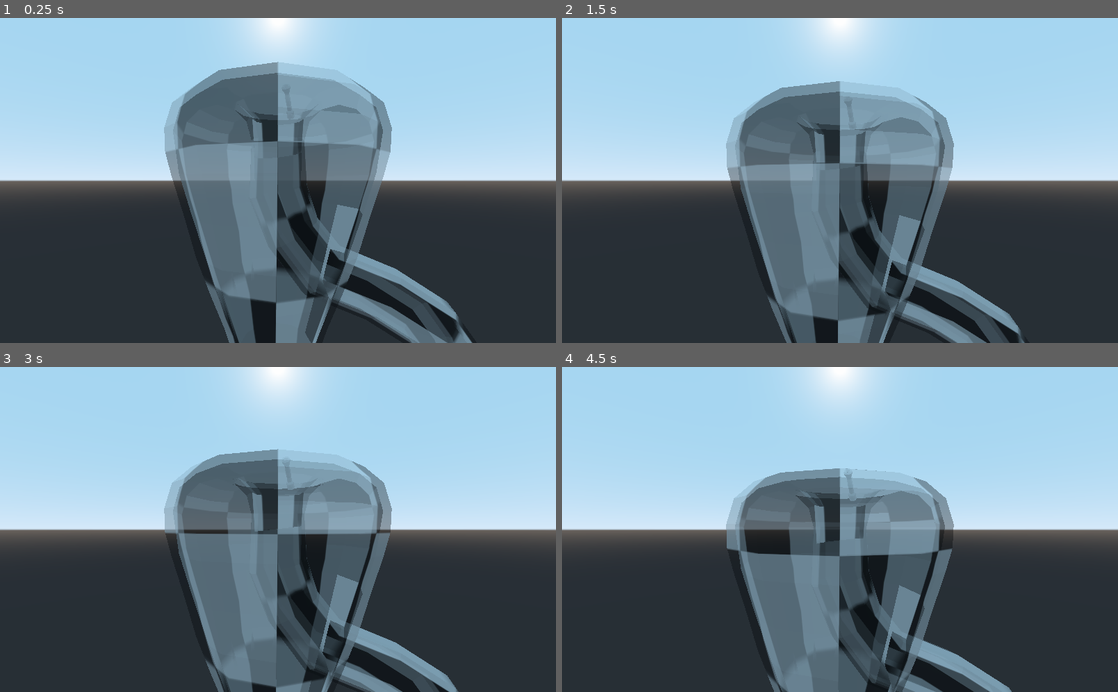
Above: before the commit, frames 1-4 (two rows, left to right).
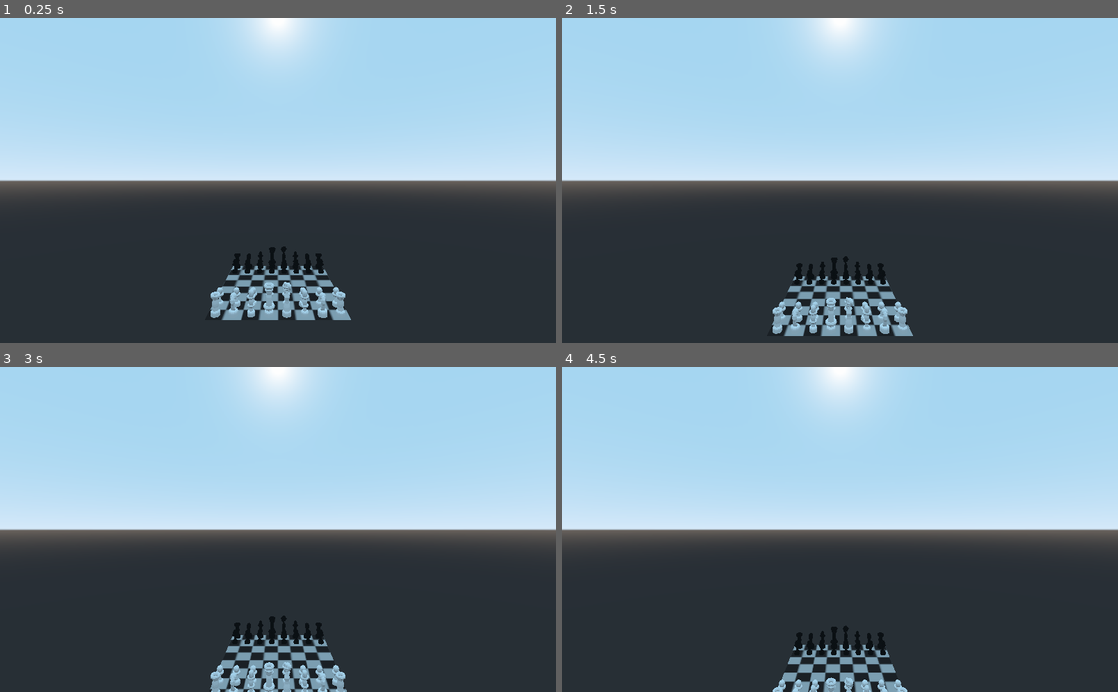
Above: after the commit, the same moments.

Repository: Roboticy3/Mess
Game: Godot game, scene res://chess.tscn
The game is run twice, just before and just after one commit, with the same random seed, the same clock (stepped at 60 frames per second) and the same inputs.
Inputs (mouse positions are in pixels of both pictures, inside the frame that each line leads up to):
- Up to frame 1 (0.25 s): no input
- Up to frame 2 (1.5 s): tap Enter at 0.5 s; move the mouse to (962, 164) at 0.52 s; click (962, 164) at 0.67 s; tap Space at 1.25 s; move the mouse to (728, 196) at 1.27 s; click (728, 196) at 1.42 s
- Up to frame 3 (3 s): tap Enter at 2 s; move the mouse to (333, 458) at 2.02 s; click (333, 458) at 2.17 s; tap Space at 2.75 s; move the mouse to (250, 594) at 2.77 s; click (250, 594) at 2.92 s
- Up to frame 4 (4.5 s): tap Enter at 3.5 s; move the mouse to (1006, 578) at 3.52 s; click (1006, 578) at 3.67 s; tap Space at 4.25 s; move the mouse to (673, 480) at 4.27 s; click (673, 480) at 4.42 s

The runs differ from the first frame. In frame 1, 28% of the frame differs, in the area x 29-85%, y 13-100%; in frame 2, 26%; in frame 3, 24%; in frame 4, 22%.

Commit message:
Began reworks to align with documentation
This might be another one of those things that gets started and never finishes, but as I step back and look back at my project as a whole, there are a lot of little things that don't align with how I intended things to work, so I'll be making a lot of adjustments to line up my intention with my code more closely in the future.

Diff:
--- a/Objects/Board/Board.gd
+++ b/Objects/Board/Board.gd
@@ -7,7 +7,7 @@
 #store pairs of pieces and their location
 var pieces:Dictionary = {}
 #store the types of pieces on the board to avoid having to load pieces from scratch every time
-var piece_types = []
+var piece_types:Array = []
 
 #store a list of the teams on the board
 var teams:Array = []
@@ -43,7 +43,7 @@
 	var persist:PoolIntArray = [-1, 0]
 
 	#tell Reader object which functions to call
-	var funcs = {"b":"b_phase", "t":"t_phase", "g":"g_phase"}
+	var funcs:Dictionary = {"b":"b_phase", "t":"t_phase", "g":"g_phase"}
 
 	#read the Instruction file
 	var r:Reader = Reader.new(self, funcs, path)
@@ -128,17 +128,17 @@
 		if !p.name.match(""):
 			piece_types.append(c)
 			#when a piece is assigned, skip the rest of the g phase loop
-			return null
-
-	#if this line has not declared a path
+			return
+
+	#if this line has not declared a path, check if it can create a piece
 	if vec.size() >= 4 && piece_types.size() > 0:
 		var pos = make_piece(vec)
 		#check if symmetry should be enabled
-		if vec.size() == 5:
-			persist[1] = vec[4]
+		if vec.size() >= 5:
+			persist[0] = vec[4]
 
 		#symmetrize piece
-		if persist[1] == 1:
+		if persist[0] == 1:
 			pos = -pos + 2*(center)
 			vec[0] += 1
 			vec[2] = pos.x
@@ -146,22 +146,20 @@
 			make_piece(vec)
 
 #set piece and return set position from array of length 4
-#return null if the set fails
-func make_piece(var i:Array):
+#returns the position interpereted from the input vector
+func make_piece(var i:Array) -> Vector2:
+	#extract the position from the input vector
 	var v = Vector2(i[2], i[3])
-	#the first indicates the team and the second the type of piece
+	#i[0] indicates the Piece's team and i[1] indicates the type
+	#check if they are in range
 	if i[0] < teams.size() && i[1] < piece_types.size():
-		var p = Piece.new(piece_types[i[1]], i[0], v)
-
-		#if piece has not overrided team's direction, set it
-		if p.get_forward() == Vector2.ZERO:
-			p.set_forward(teams[i[0]].forward)
+		var p = Piece.new(piece_types[i[1]], teams[i[0]], i[0], v)
+		#bounce the position back from the piece to accound for px or py overriding the Piece's original position
+		v = p.get_pos()
 
 		#add the piece to the dictionary
 		teams[i[0]].pieces[v] = p
 		pieces[v] = p
-
-	else: return null
 
 	return v
 
@@ -341,6 +339,85 @@
 		#if square is occupied by a takeable piece, break after adding the square
 		if occ && take: break
 
+#execute a turn by moving a piece, updating both the piece's table and the board's pieces
+#the only argument taken is a mark to select from marks
+#assumes both v is in pieces and v is in bounds
+#returns an array of Dictionaries
+#	index 0 is the table of moving pieces, keyed by Vector2 squares which were moved with Vector2 squares to move to
+#	index 1 is a table of created pieces, keyed by Vector2 squares to place their matching Piece objects onto
+#	index 2 is an Array of destroyed pieces
+func execute_turn(var v:Vector2):
+
+	#move the selected piece and add to its moves counter
+	move_piece(select, v)
+	#set of movements based on the piece's instructions
+	var moves:Dictionary = {select:v}
+
+	#regenerate the behaviors of piece within the current state of the board
+	var p:Piece = pieces[v]
+	var funcs:Dictionary = {"t":"t_phase","c":"c_phase","r":"r_phase"}
+	var reader:Reader = Reader.new(p, funcs, p.path)
+	reader.wait = true
+	reader.read()
+
+	#the piece's behaviours
+	var m:Array = p.mark
+	var b:Dictionary = p.behaviors
+	#the index of m that was used to move
+	var move:int = marks[v]
+
+	#see if any extra behaviors match the piece's move
+	var creations:Array = []
+	var destructions:PoolVector2Array = []
+	#behaviors in the -1 key apply to all moves
+	if b.has(-1):
+		var b1:Dictionary = b[-1]
+		if b1.has("t"): destructions.append_array(b1["t"])
+		if b1.has("c"): creations.append_array(b1["c"])
+	if b.has(move):
+		var bm:Dictionary = b[move]
+		if bm.has("t"): destructions.append_array(bm["t"])
+		if bm.has("c"): creations.append_array(bm["c"])
+
+	for i in destructions.size():
+		var d:Vector2 = destructions[i]
+		var square:Vector2 = p.relative_to_square(d)
+		destroy_piece(square)
+		destructions[i] = square
+
+	#update table using the movement instruction
+	m[move].update_table_line()
+
+	#clear the marks dictionary and the piece's temporary behaviors
+	marks.clear()
+	b.clear()
+
+	#increment turn
+	turn += 1
+	#return Board updates
+	return [moves, creations, destructions]
+
+#move the piece on from onto to
+func move_piece(var from:Vector2, var to:Vector2):
+	pieces[to] = pieces[from]
+	pieces.erase(from)
+	#update the piece's local position and increment its move count
+	pieces[to].set_pos(to)
+	pieces[to].table["moves"] += 1
+
+#erase a piece from the board, return true if the method succeeds
+func destroy_piece(var at:Vector2) -> bool:
+	if !pieces.has(at): return false
+	pieces.erase(at)
+	return true
+
+#get the team of the current turn by taking turn % teams.size()
+func get_team():
+	return turn % teams.size()
+
+func _init(var _path:String):
+	path = _path
+	_ready()
 
 #print the board as a 2D matrix of squares, denoting pieces by the first character in their name
 func _to_string():
@@ -374,50 +451,3 @@
 		s += "\n"
 		i -= 1
 	return s
-
-#execute a turn by moving a piece, updating both the piece's table and the board's pieces
-#the only argument taken is a mark to select from marks
-#assumes both v is in pieces and v is in bounds
-#returns an array of Dictionaries
-#	index 0 is the table of moving pieces, keyed by Vector2 squares which were moved with Vector2 squares to move to
-#	index 1 is a table of created pieces, keyed by Vector2 squares to place their matching Piece objects onto
-#	index 2 is an Array of destroyed pieces
-func execute_turn(var v:Vector2):
-
-	#move the selected piece and add to its moves counter
-	move_piece(select, v)
-
-	#search end of mark that provided move v for table updates
-	var m:Array = pieces[v].mark
-	var I:Instruction = m[marks[v]]
-	var i = I.wrds.size() - 2
-	while i > 0:
-		I.update_table(I.table, i)
-		i -= 2
-
-	#clear the marks dictionary
-	marks.clear()
-
-	#set of movements based on the piece's instructions
-	var moves:Dictionary = {select:v}
-
-	#increment turn
-	turn += 1
-	#return Board updates
-	return [moves]
-
-#move the piece on from onto to
-func move_piece(var from:Vector2, var to:Vector2):
-	pieces[to] = pieces[from]
-	pieces.erase(from)
-	#update the piece's local position and increment its move count
-	pieces[to].set_pos(to)
-	pieces[to].table["moves"] += 1
-
-#get the team of the current turn by taking turn % teams.size()
-func get_team():
-	return turn % teams.size()
-
-func _init(var _path:String):
-	path = _path
-	_ready()
--- a/Objects/Board/BoardMesh.gd
+++ b/Objects/Board/BoardMesh.gd
@@ -68,7 +68,7 @@
 	#generate piece objects
 	var ps = board.pieces
 	for v in ps:
-		pieces[v] = create_piece(ps[v], v)
+		create_piece(ps[v], v)
 
 	#send mesh and collision shape to physics objects
 	send_shape(m)
@@ -118,6 +118,7 @@
 
 	return m
 
+#find the players in the scene and give them the information they need about the board
 func send_board():
 	#send self's data to player objects
 	var siblings = get_parent().get_children()
@@ -129,6 +130,7 @@
 			s.set("board", board)
 			s.set_mesh(mesh)
 
+#resolve the collisions of the board
 func send_shape(var m:Mesh):
 
 	#flag board's collision boolean
@@ -181,6 +183,9 @@
 
 #initialize a PieceMesh p at a position v on the board
 func create_piece(var p:Piece, var v:Vector2):
+	#destroy any piece currently occupying the square
+	if pieces.has(v): destroy_piece(v)
+
 	#if the piece is not recorded in the piece_types dict, update dict with its data
 	var pdata = {}
 	if !([p._to_string()] in piece_types):
@@ -205,15 +210,13 @@
 	#set pm's reference to its piece and transforms and return pm to be added to table
 	pm.piece = p
 	pm.transform = pdata["transform"]
-	return pm
+	pieces[v] = pm
 
 #transform the piece in from to to, change location, rotation, and scale accordingly
 func move_piece(var from:Vector2, var to:Vector2):
 
 	#if to contains a PieceMesh, remove that object before continuing
-	if pieces.has(to):
-		remove_child(pieces[to])
-		pieces.erase(to)
+	if pieces.has(to): destroy_piece(to)
 
 	#update the dictionary
 	pieces[to] = pieces[from]
@@ -222,6 +225,11 @@
 	#move the PieceMesh object into the right spot
 	var p:PieceMesh = pieces[to]
 	p.transform = BoardConverter.square_to_transform(graph, duplicates, board, p.piece)
+
+#destroy the PieceMesh at the input Vector2 square, assumes input is in pieces
+func destroy_piece(var at:Vector2):
+	remove_child(pieces[at])
+	pieces.erase(at)
 
 #DEPRICATED: highlight a square on the board by running square_to_child and adding the child's index to the square_mesh cache
 #NEW: highlight squares on the board by sending their positions to a texture which is rendered by mat_board
@@ -229,24 +237,6 @@
 #if mode is set to 1, hide all squares outside of the array
 #if mode is set to 2, hide all squares in the array
 func highlight_square(var vs:PoolVector2Array = [], var mode:int = 1):
-
-#	#hide everything to start if mode is 1
-#	if mode == 1:
-#		for c in get_children():
-#			if c.name.find("Square") != -1:
-#				c.visible = false
-#
-#	for v in vs:
-#		#if a square mesh for this square has already been created, just unhide it
-#		if square_meshes.has(v):
-#			var csg = square_meshes[v]
-#			if mode == 2: csg.visible = false
-#			#mode 2 hides selection
-#			else: csg.visible = true
-#		else:
-#			var csg = BoardConverter.square_to_child(self, v, mat_highlight)
-#			square_meshes[v] = csg
-#			if mode == 2: csg.visible = false
 
 	if mode == 1:
 		mat_highlight.set_shader_param("highlight_count", 0)
@@ -275,7 +265,7 @@
 func handle(var v:Vector2, var team:int = 0):
 
 	var p:Dictionary = board.pieces
-	print(v)
+	#print(v)
 
 	#check if square is a selectable piece
 	if v in p && team == p[v].team:
@@ -288,6 +278,9 @@
 		#move mesh of piece into correct place
 		for i in moves[0]:
 			move_piece(i, moves[0][i])
+		#destroy meshes of pieces removed during the turn
+		for i in moves[2]:
+			destroy_piece(i)
 		#clear board marks
 		highlight_square()
 
--- a/Objects/Board/Team.gd
+++ b/Objects/Board/Team.gd
@@ -8,6 +8,9 @@
 #Store lost pieces to display them in some row out of bounds
 var lost:Array = []
 
+#position of this team in a Board's Team array
+var i:int = 0
+
 #friendly fire and forward properties usually override those of individual Piece objects
 var ff:int = 0
 var forward:Vector2 = Vector2.DOWN
@@ -17,10 +20,9 @@
 
 var turn:int = 0
 
-func _init(var _c:Color = Color.white, var _f:Vector2 = Vector2(0, 1), var _ff = false):
+func _init(var _c:Color = Color.white, var _f:Vector2 = Vector2(0, 1),
+	var _ff:int = 0, var _i:int = 0):
 	color = _c
 	ff = _ff
 	forward = _f
-
-func _to_string():
-	return "Color: " + String(color) + ", FF: " + String(ff) + ", Forward Direction: " + String(forward)
+	i = _i
--- a/Objects/Instruction/Instruction.gd
+++ b/Objects/Instruction/Instruction.gd
@@ -93,9 +93,12 @@
 	w[0] = w[0].substr(1)
 
 	#if next word is a conditional, the conditional consists of a simple comparison
-	if SYMBL.find(wrds[1]) != -1:
-		if evaluate(w, start):
+	if SYMBL.find(w[1]) != -1:
+		if evaluate(w):
+			print(w[0],w)
 			return vectorize(start + 3)
+		#if the conditional fails, return nothing
+		return []
 
 	#take parsed versions of first and second wrds to determine the type of conditional
 	var u = parse(w[0])
@@ -122,11 +125,12 @@
 				#then evaluate the conditional from w[2] to w[4]
 				if evaluate(w, 2):
 					return vectorize(start + 5)
+			return []
 
 		#if there is no conditional statement, a square is being checked for presence, a check which has already passed
 		return vectorize(start + 2)
 
-static func can_take_from(var from:int, var to:int, var t:Dictionary=table):
+static func can_take_from(var from:int, var to:int, var t:Dictionary=table) -> bool:
 	if to == from && t["ff"] == 0:
 		return false
 	return true
@@ -155,7 +159,7 @@
 	for s in w:
 		a.append(parse(s))
 
-	var sgn = w[1].strip_edges()
+	var sgn:String = w[1]
 
 	#if conditional is in the right format and has valid variable calls, evaluate it
 	if (SYMBL.find(sgn) != -1):
@@ -163,9 +167,9 @@
 		if sgn.ends_with("="):
 			if (sgn.find("<") != -1 && a[0] <= a[2]):
 				return true
-			elif (a[0] >= a[2]):
+			elif (sgn.find("<") != -1 && a[0] >= a[2]):
 				return true
-			elif (a[0] == a[2]):
+			elif a[0] == a[2]:
 				return true
 		elif (sgn == ">" && a[0] > a[2]):
 			return true
@@ -216,8 +220,8 @@
 	#use start to slice array and return it
 	return a.slice(start, a.size() - 1)
 
-#returns true or false based on whether or not an index in wrds matches its word in contents
-func is_unformatted(var i:int = 0, var start:int = s):
+#returns true if the formatted wrds array is the same as the contents array at index i
+func is_unformatted(var i:int = 0, var start:int = s) -> bool:
 	i += start
 
 	if i >= wrds.size(): return false
@@ -248,5 +252,12 @@
 			if a == null: a = s[j]
 			t[s[i]] = a
 
+#do all the table updates in a given line
+func update_table_line(var t:Dictionary = table) -> void:
+	var i = wrds.size() - 2
+	while i > 0:
+		update_table(t, i)
+		i -= 2
+
 func _to_string():
 	return contents
--- a/Objects/Instruction/Reader.gd
+++ b/Objects/Instruction/Reader.gd
@@ -14,6 +14,9 @@
 #the functions being taken from node paired with their character stage definitions (e.g. 'm':"func", 'g':"func.001" etc)
 var funcs:Dictionary
 var size:int = 8
+
+#if set to true, read() will not call any functions until it reaches a defined key
+var wait:bool = false
 
 #initialize the Reader object
 #size represents the number of properties Reader can store across multiple lines, default 8
@@ -55,6 +58,9 @@
 	var stages:Array = funcs.keys()
 	var stg = "~"
 
+	#value indicating whether the first defined stage has been found
+	var begun:bool = false
+
 	#loop through instruction lines
 	for c in content:
 		#strip edges off line
@@ -66,11 +72,15 @@
 		#append the current vector if it's valid
 		vec = I.vectorize()
 
+		#find if any of the stages match the current one
+		#if so, call the method paired with the current stage
 		for s in stages:
-			if s.match(stg):
+			#dont call any method if wait has been set to true and the first defined method is yet to be found
+			if s.match(stg) && (!wait || begun):
 				node.call(funcs[stg], I, vec, persist)
 
 		#check if line matches a stage key
 		for s in stages:
 			if c.match(s):
+				begun = true
 				stg = c
--- a/Objects/Pieces/Piece.gd
+++ b/Objects/Pieces/Piece.gd
@@ -7,37 +7,35 @@
 #store the behaviour of a piece
 
 # name of piece and file path from which it reads instructions
-var path = ""
+var path:String = ""
 #the path to the mesh .obj the piece will appear as and the team
-var mesh = "Instructions/pieces/default/meshes/pawn.obj"
-var team = 0
+var mesh:String = "Instructions/pieces/default/meshes/pawn.obj"
+var team:int = 0
 
 #instructions for marking squares when selected
 var mark:Array = []
-#instructions for kills and creations, an upgrading pawm would technically suicide before creating a queen at 0, 0 (deep lore)
-var take:Array = []
-var create:Array = []
-#relocation only takes the vector result of one in instruction, because one piece has one position
-var relocate:Instruction
+#arrays of taking, creating, and relocating behaviors keyed by indexes of mark
+var behaviors:Dictionary = {}
 
 #table works like global instruction table, except data is tied to piece
 #table are updated when a phase containing a string followed by a number is called
 #default values are a boolean 0/1 for whether the piece can be checkmated and an integet for the number of moves
 #any property kept in table is accessible by the Instruction class in its vectorize() function
-var table = {"key": 0, "moves":0, "fx":0, "fy":0, "ff":0,
+var table:Dictionary = {"moves":0, "fx":0, "fy":0, "ff":0,
 			 "scale_mode": 0, "rotate_mode":0, "translate_mode":0,
-			 "scale": 1.0/3.0, "px":0, "py":0, "angle":0, "read_allies":0,
-			 "opacity": 1}
+			 "scale": 1.0/3.0, "px":0, "py":0, "angle":0, "opacity": 1}
 
 #piece types considered by the creation phase, indicated by their string path
-var piece_types = []
+var piece_types:Array = []
 
-var moves = 0
+var moves:int = 0
 
 #initiate a piece with a path to its instruction behaviours, its team and its position
-func _init(var _p, var _t = 0, var v = Vector2.ZERO):
+func _init(var _p:String, var _team:Team = Team.new(), var _team_index:int = 0, var v = Vector2.ZERO):
 	path = _p
-	team = _t
+	team = _team_index
+	set_forward(_team.forward)
+	table["ff"]  = _team.ff
 	set_pos(v)
 
 	_ready()
@@ -50,7 +48,8 @@
 		return null
 
 	#create list of interperetation functions to send to a Reader
-	var funcs:Dictionary = {"m":"m_phase", "t":"t_phase", "c":"c_phase", "r":"r_phase"}
+	#Piece only needs to add the mark instructions at ready
+	var funcs:Dictionary = {"m":"m_phase","t":"t_phase","c":"c_phase","r":"r_phase"}
 	#use Reader to interperet the instruction file into usable behavior
 	var r:Reader = Reader.new(self, funcs, path)
 	r.read()
@@ -71,35 +70,58 @@
 			mesh = p + s[0]
 
 	#try to update table from metadata line, essentially initializing the table
-	#the table also handles data like forward direction in the "fx" and "fy" registers
-	I.update_table(table)
+	#only do table updates if I vectorizes to a non-empty array, this will allow for primitive conditionals before piece vars
+	var a:Array = I.vectorize()
+	if !a.empty(): I.update_table(table)
 
-#m, t, and c are added as their instruction and are interpereted in real time by the board
-func m_phase(var I:Instruction, var vec:Array = [], var persist:Array = []):
-	mark.append(I)
-func t_phase(var I:Instruction, var vec:Array = [], var persist:Array = []):
-	take.append(I)
-#creation phase uses the same syntax as the placement instruction from the g phase of board
-#therefore, I in create is interpereted with Board.make_piece
-func c_phase(var I:Instruction, var vec:Array = [], var persist:Array = []):
-	create.append(I)
-#relocate can only hold one movement at once
-func r_phase(var I:Instruction, var vec:Array = [], var persist:Array = []):
-	relocate = I
+#Piece behaviour phases are interpereted on the fly by a Board object,
+#and therefore only the instruction needs to be stored
+func m_phase(var I:Instruction, var vec:Array = [], var persist:Array = []) -> void:
+	var c:String = I.contents
+	#primitive comment parser and empty checking to avoid adding empty marks
+	c.substr(0, c.find("#"))
+	if !c.empty(): mark.append(I)
+#the take, create, and relocate phases reference indexes of the mark array throught the persist array
+#they are meant to be called when a piece moves, so they take care of vectorizing their instructions
+func t_phase(var I:Instruction, var vec:Array = [], var persist:Array = []) -> void:
 
-func set_forward(var f:Vector2):
+	var size = vec.size()
+	if size > 2:
+		persist[0] = int(vec[2])
+
+	if size > 1:
+		var v:Vector2 = Vector2(vec[0], vec[1])
+		if persist[0] == null: update_behaviors(-1, "t", v)
+		else: update_behaviors(persist[0], "t", v)
+
+func c_phase(var I:Instruction, var vec:Array = [], var persist:Array = []) -> void:
+	pass
+func r_phase(var I:Instruction, var vec:Array = [], var persist:Array = []) -> void:
+	pass
+
+#update the behaviors Dictionary with new behaviors, automatically filling out missing elements
+func update_behaviors(var mark:int, var stage:String, var behavior) -> void:
+	if behaviors.has(mark):
+		if behaviors[mark].has(stage):
+			behaviors[mark][stage].append(behavior)
+		else:
+			behaviors[mark][stage] = [behavior]
+	else:
+		behaviors[mark] = {stage: [behavior] }
+
+func set_forward(var f:Vector2) -> void:
 	table["fx"] = f.x
 	table["fy"] = f.y
 	table["angle"] = -f.angle_to(Vector2.DOWN)
 
-func get_forward():
+func get_forward() -> Vector2:
 	return Vector2(table["fx"], table["fy"])
 
-func set_pos(var p:Vector2):
-	table["px"] = p.x
-	table["py"] = p.y
+func set_pos(var v:Vector2) -> void:
+	table["px"] = v.x
+	table["py"] = v.y
 
-func get_pos():
+func get_pos() -> Vector2:
 	return Vector2(table["px"], table["py"])
 
 func relative_to_square(var pos:Vector2):
--- a/Objects/Player/Player.gd
+++ b/Objects/Player/Player.gd
@@ -168,6 +168,7 @@
 #set target_motion to non-zero if event.is_pressed()
 func set_target_motion(var on_off:bool = true, var key:String = "z"):
 	var s = speed
+	#wtf?
 	if key.begins_with("-"):
 		s *= -1
 		key.erase(0, 1)
--- a/Objects/Player/UvQuerier.gd
+++ b/Objects/Player/UvQuerier.gd
@@ -30,7 +30,6 @@
 #returns the uv position on the closest CSGMesh to the camera at the input screen_position
 #if no uv position is found, it returns Vector2(NaN, NaN)
 func query(var screen_position:Vector2) -> Vector2:
-	print(csg.get("mesh"))
 
 	var image:Image = texture.get_data()
 	image.lock()
--- a/chess.tscn
+++ b/chess.tscn
@@ -70,7 +70,7 @@
 
 [node name="Board" type="StaticBody" parent="."]
 script = ExtResource( 3 )
-path = "Instructions/klein"
+path = "Instructions/default"
 board_shape_path = NodePath("Board Shape")
 board_collider_path = NodePath("Board Collision")
 
--- a/project.godot
+++ b/project.godot
@@ -114,6 +114,16 @@
 run/main_scene="res://chess.tscn"
 config/icon="res://icon.png"
 
+[input]
+
+ui_accept={
+"deadzone": 0.5,
+"events": [ Object(InputEventKey,"resource_local_to_scene":false,"resource_name":"","device":0,"alt":false,"shift":false,"control":false,"meta":false,"command":false,"pressed":false,"scancode":16777221,"physical_scancode":0,"unicode":0,"echo":false,"script":null)
+, Object(InputEventKey,"resource_local_to_scene":false,"resource_name":"","device":0,"alt":false,"shift":false,"control":false,"meta":false,"command":false,"pressed":false,"scancode":16777222,"physical_scancode":0,"unicode":0,"echo":false,"script":null)
+, Object(InputEventJoypadButton,"resource_local_to_scene":false,"resource_name":"","device":0,"button_index":0,"pressure":0.0,"pressed":false,"script":null)
+ ]
+}
+
 [layer_names]
 
 3d_physics/layer_1="board"
Not shown, removed: .mono/metadata/ide_messaging_meta.txt
Not shown, changed: Instructions/default/b_default.txt
Not shown, changed: Instructions/klein/b_klein.txt
Not shown, changed: Instructions/pieces/default/p_pawn.txt
Not shown: 1 places in Materials/viewport_debug.tres that only renumber resources
Not shown, changed: Notes/log and plan.txt
Not shown: 2 places in chess.tscn that only renumber resources
